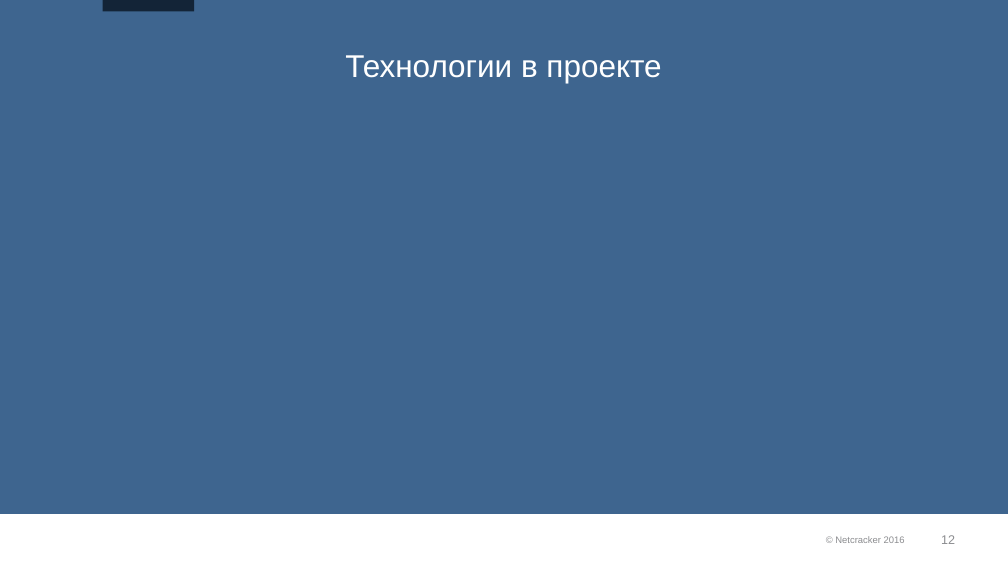
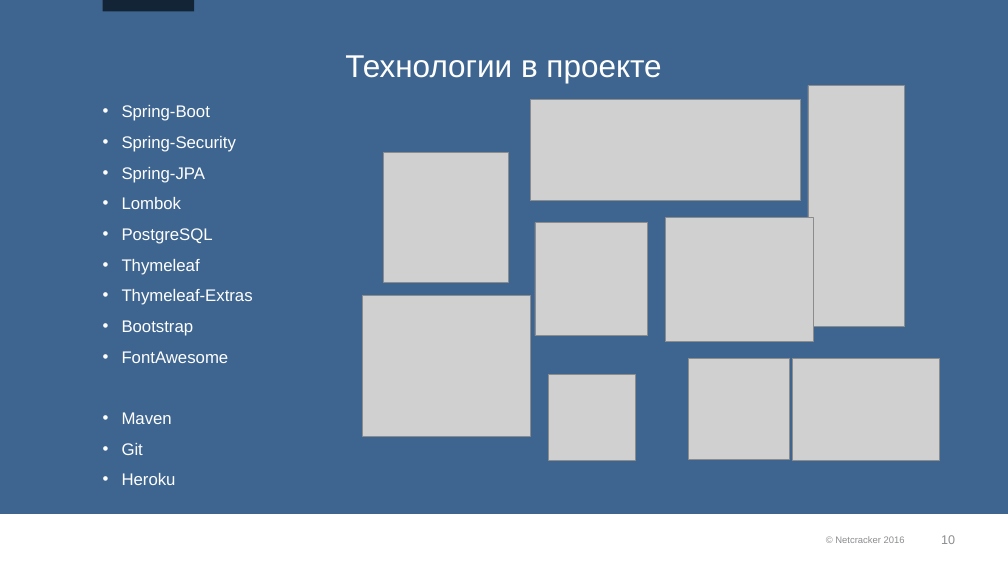
Before and after one commit to ncedu-tlt/2018-eaters-club, a slide deck: slide 10 of Eaters_Club_v0.1.pptx (slide 12 before the commit). Drawn at 1008x567 pixels with LibreOffice and Linux fonts; fonts in the diff are those of the drawing; grey boxes stand for pictures; background and template pictures are left out. Boxes give left, top, right and bottom in pixels: in the first picture for what was removed or moved away, otherwise in the second. Text is boxed around its words. In the diff, an @@ line names an element or a change of style, - is before the commit and + after.

```diff
--- a/Eaters_Club_v0.1.pptx
+++ b/Eaters_Club_v0.1.pptx
@@ picture added at (x1=808, y1=85, x2=905, y2=327) @@
@@ text added at (x1=122, y1=105, x2=253, y2=485), 16 pt, text #FFFFFF @@
+• Spring-Boot
+• Spring-Security
+• Spring-JPA
+• Lombok
+• PostgreSQL
+• Thymeleaf
+• Thymeleaf-Extras
+• Bootstrap
+• FontAwesome
+• Maven
+• Git
+• Heroku
@@ picture added at (x1=530, y1=99, x2=801, y2=200) @@
@@ picture added at (x1=384, y1=153, x2=510, y2=282) @@
@@ picture added at (x1=535, y1=222, x2=648, y2=336) @@
@@ picture added at (x1=665, y1=218, x2=814, y2=343) @@
@@ picture added at (x1=363, y1=296, x2=530, y2=436) @@
@@ picture added at (x1=689, y1=358, x2=790, y2=460) @@
@@ picture added at (x1=793, y1=358, x2=940, y2=461) @@
@@ picture added at (x1=549, y1=374, x2=636, y2=461) @@
@@ page number at (x1=941, y1=535, x2=955, y2=544): text changed @@
-12
+10
```
Also in this commit, not shown: 3 other slides changed, 1 slide added, 5 slides removed.
